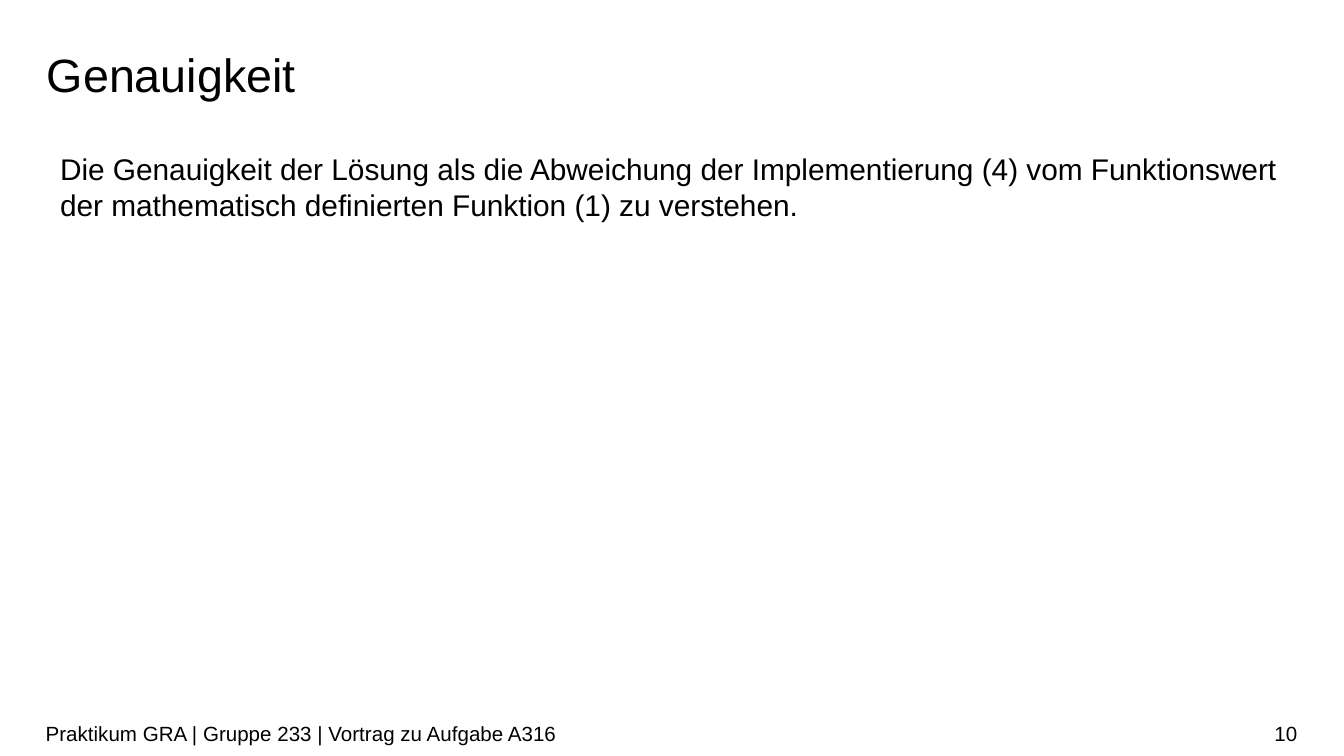
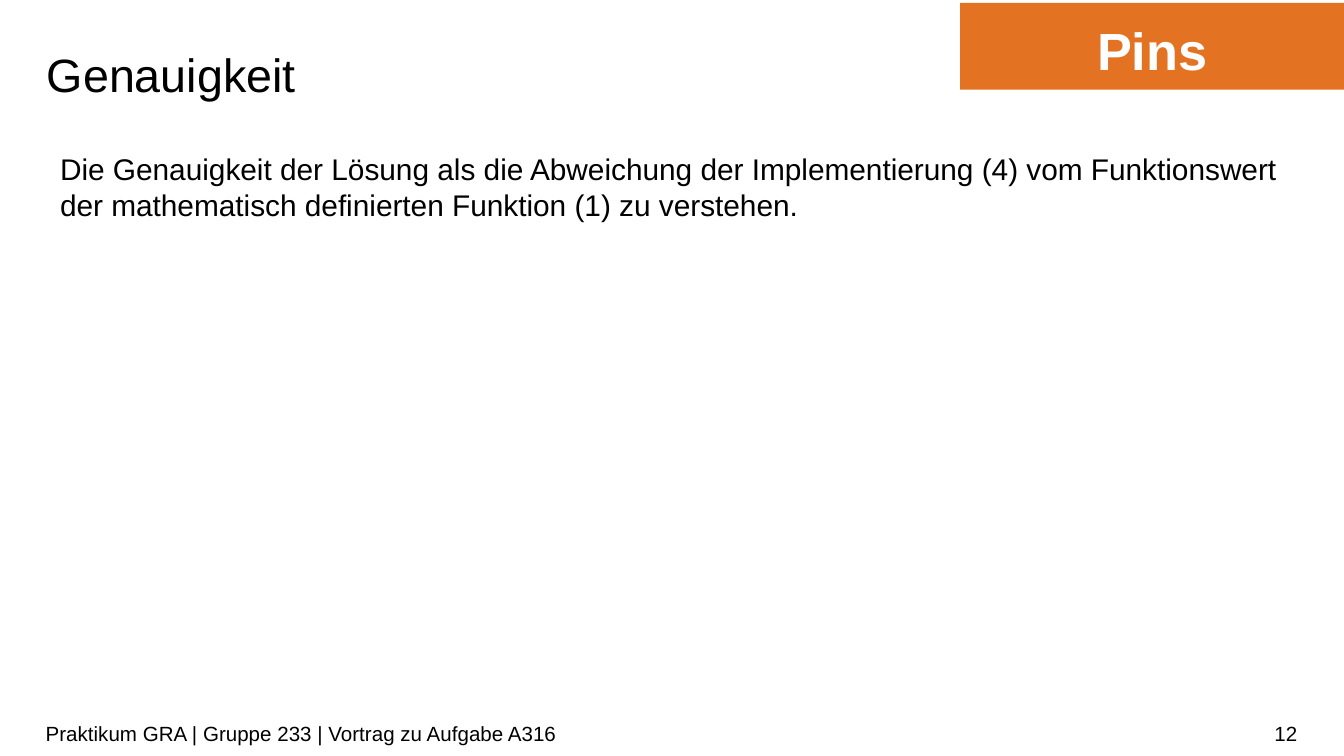
Before and after one commit to ludwiggr/ArSinH, a slide deck: slide 12 of Vortrag/Vortrag.pptx (slide 10 before the commit). Drawn at 1344x756 pixels with LibreOffice and Linux fonts; fonts in the diff are those of the drawing; background and template pictures are left out. Boxes give left, top, right and bottom in pixels: in the first picture for what was removed or moved away, otherwise in the second. Text is boxed around its words. In the diff, an @@ line names an element or a change of style, - is before the commit and + after.

```diff
--- a/Vortrag/Vortrag.pptx
+++ b/Vortrag/Vortrag.pptx
@@ rectangle added at (960, 3, 1344, 89), fill #E37222, 28 pt, text #FFFFFF, bold @@
+Pins
@@ page number at (1274, 726, 1297, 741): text changed @@
-10
+12
```
Also in this commit, not shown: 12 other slides changed, 4 slides added, 1 slide removed.
